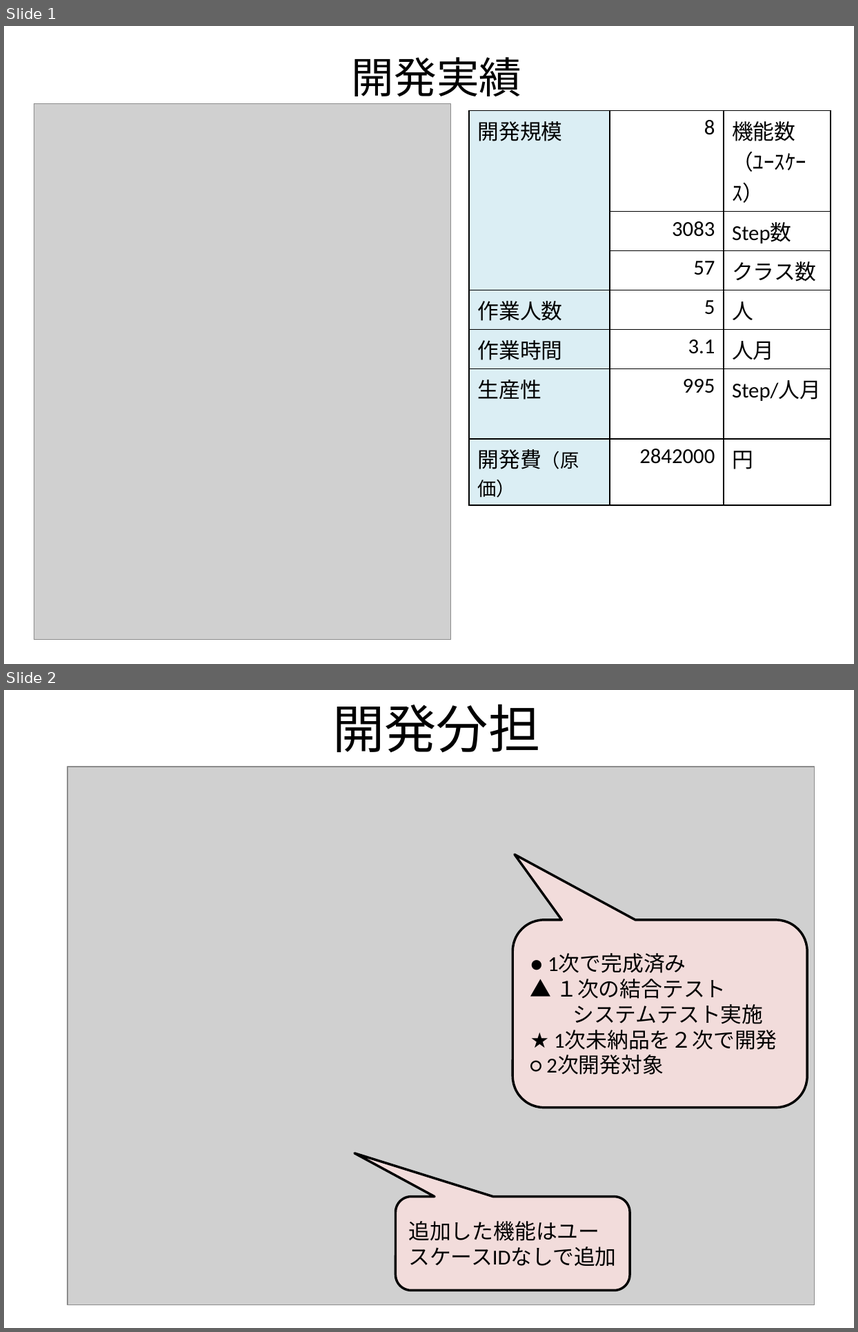
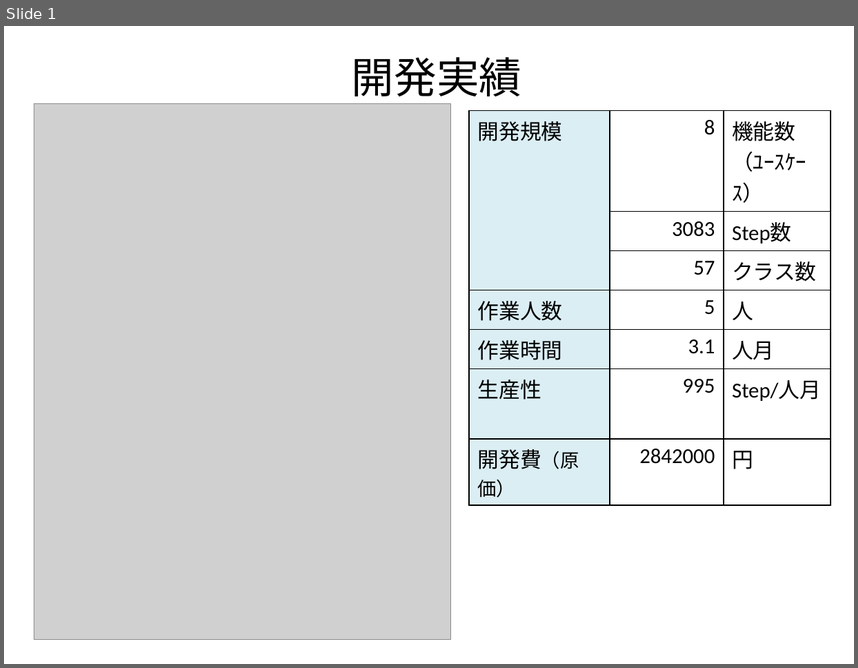
Before and after one commit to ChakaFlame/5_FGO, a slide deck: doc/unfinished/Presentation/5_発表資料.pptx. Shown one above the other, each under a label of ours: slides 1 and 2 before the commit, slide 1 after it. The pictures are 858x1332 and 858x668 pixels, drawn with LibreOffice and Linux fonts; fonts in the diff are those of the drawing; grey boxes stand for pictures. Boxes give left, top, right and bottom in pixels: in the first picture for what was removed or moved away, otherwise in the second. Text is boxed around its words. In the diff, an @@ line names an element or a change of style, - is before the commit and + after.

```diff
--- a/doc/unfinished/Presentation/5_発表資料.pptx
+++ b/doc/unfinished/Presentation/5_発表資料.pptx
@@ slide 2 removed at [4,690,854,1328], background #FFFFFF @@
@@ title removed at [332,704,540,753] @@
-開発分担
@@ picture removed at [67,767,814,1305] @@
@@ rounded speech box removed at [513,920,806,1107] @@
-● 1次で完成済み
-▲ １次の結合テスト
-システムテスト実施
-★ 1次未納品を２次で開発
-○ 2次開発対象
@@ rounded speech box removed at [396,1196,631,1290] @@
-追加した機能はユースケースIDなしで追加
```
Also in this commit, not shown: 2 slides added, 2 other slides removed.
